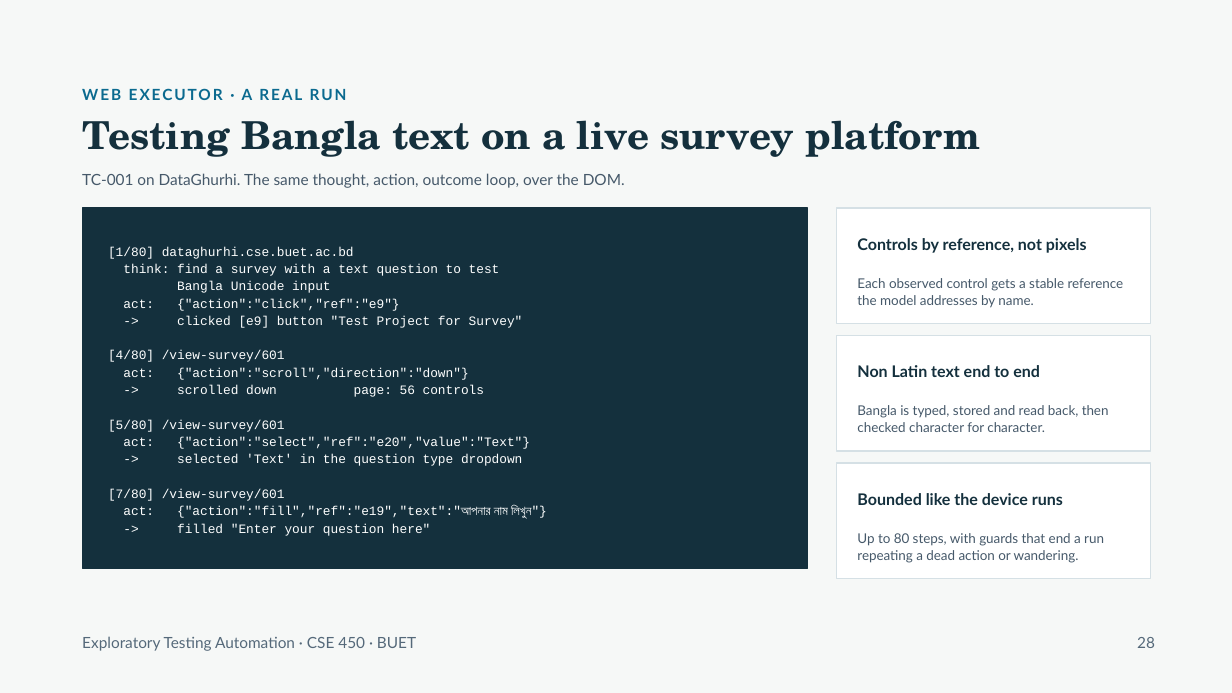
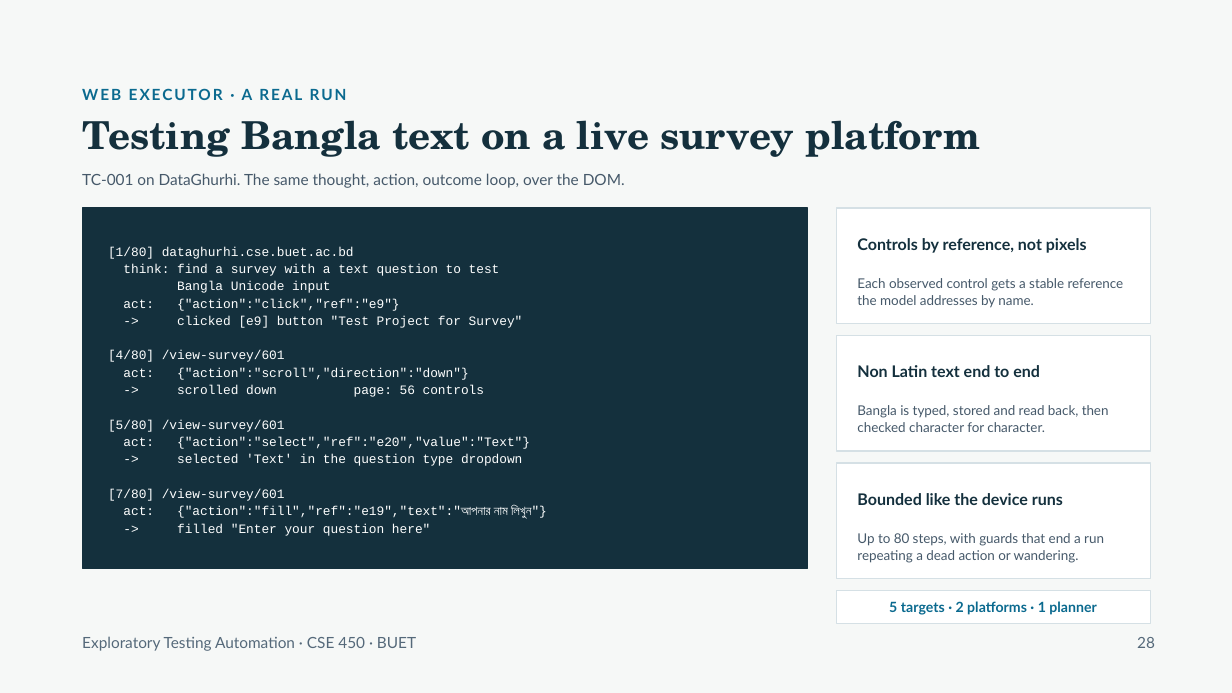
Before and after one commit to raihanrsdV1/Exploratory-Testing-Planner-Agent, a slide deck: slide 8 of presentation/split/3-Jonayed.pptx (slide 9 before the commit). Drawn at 1232x693 pixels with LibreOffice and Linux fonts; fonts in the diff are those of the drawing. Boxes give left, top, right and bottom in pixels: in the first picture for what was removed or moved away, otherwise in the second. Text is boxed around its words. In the diff, an @@ line names an element or a change of style, - is before the commit and + after.

```diff
--- a/presentation/split/3-Jonayed.pptx
+++ b/presentation/split/3-Jonayed.pptx
@@ rectangle added at bbox=[836, 591, 1151, 624], fill #FFFFFF, outline #D5E0E5 1 pt @@
@@ text added at bbox=[889, 601, 1096, 615], 11 pt, text #0B6A8F, bold @@
+5 targets · 2 platforms · 1 planner
```
Also in this commit, not shown: 4 other slides changed, 1 slide removed, 1 other file.
